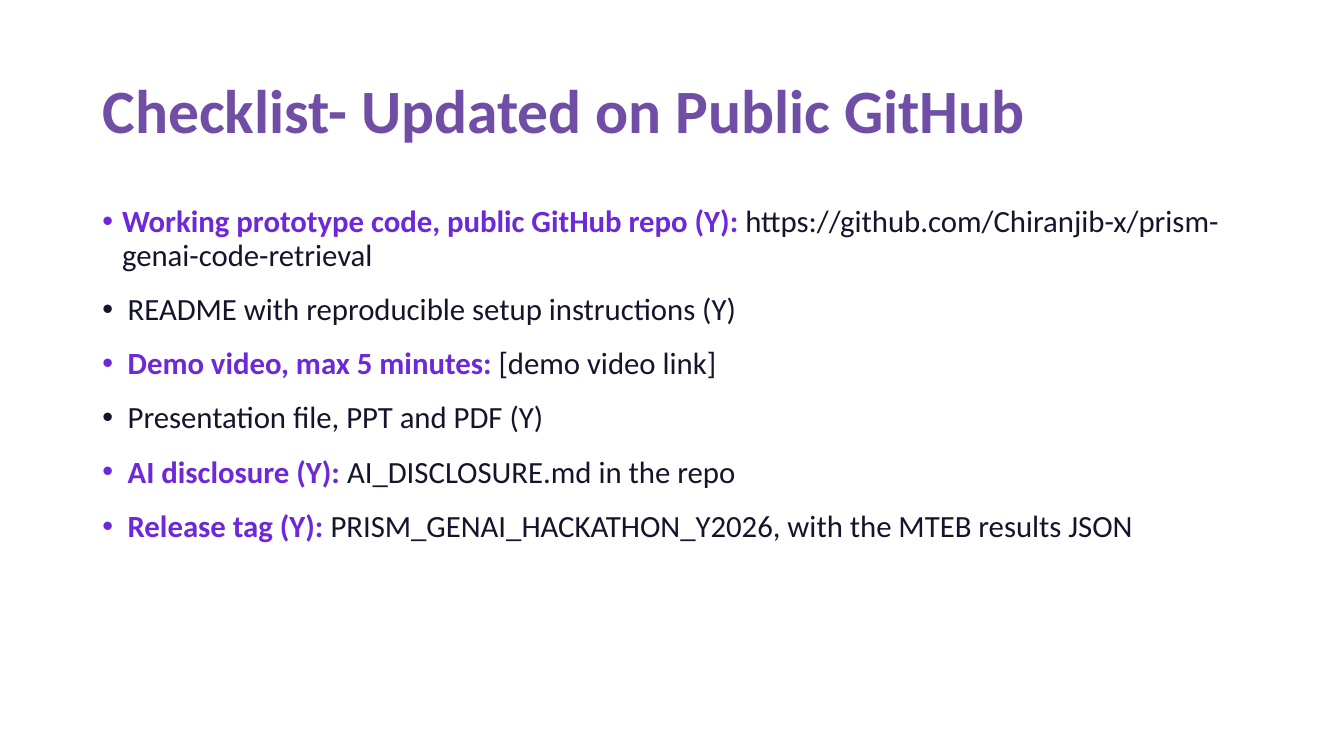
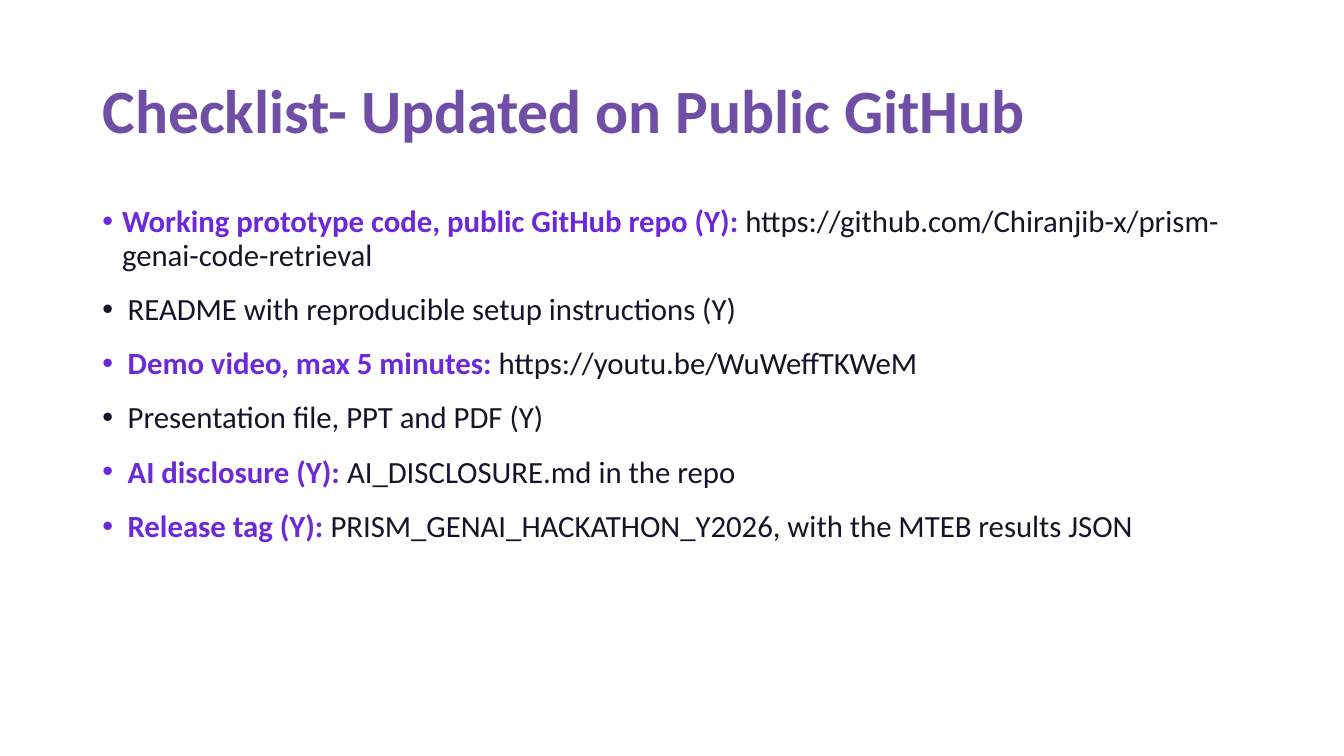
Before and after one commit to Chiranjib-x/prism-genai-code-retrieval, a slide deck: slide 11 of VITV_Error404_1_Presentation.pptx. Drawn at 1344x756 pixels with LibreOffice and Linux fonts; fonts in the diff are those of the drawing. Boxes give left, top, right and bottom in pixels: in the first picture for what was removed or moved away, otherwise in the second. Text is boxed around its words. In the diff, an @@ line names an element or a change of style, - is before the commit and + after.

```diff
--- a/VITV_Error404_1_Presentation.pptx
+++ b/VITV_Error404_1_Presentation.pptx
@@ text at bbox=[128, 352, 918, 379]: text changed; text colour #6D28D9 to #14142B; bold off @@
-• Demo video, max 5 minutes: [demo video link]
+• Demo video, max 5 minutes: https://youtu.be/WuWeffTKWeM
```
Also in this commit, not shown: 1 other slide changed, 3 other files.
